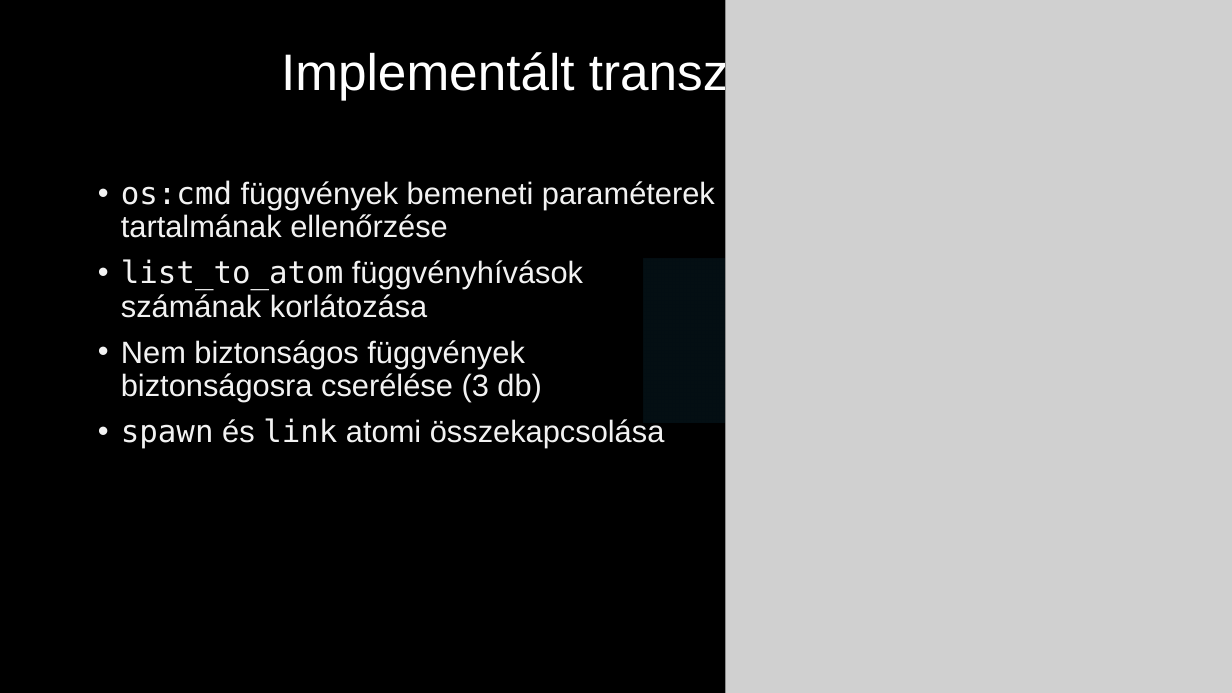
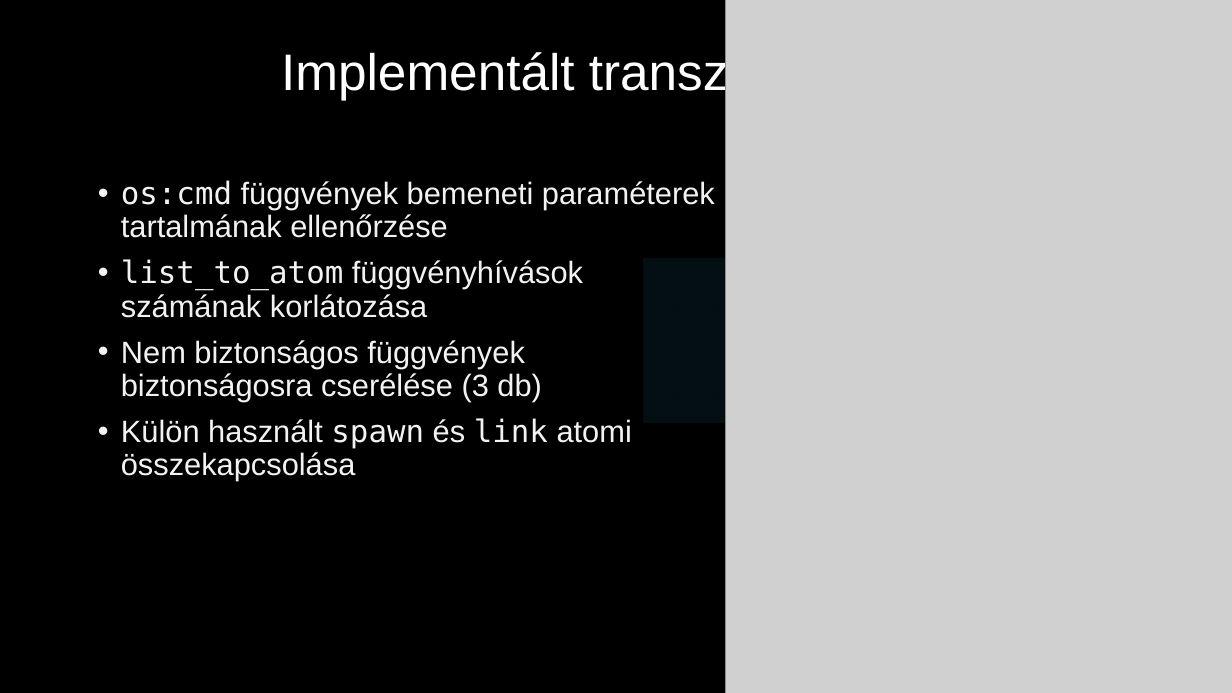
Before and after one commit to juhasznellee/msc_szakdoga, a slide deck: slide 4 of diplomamunka.pptx. Drawn at 1232x693 pixels with LibreOffice and Linux fonts; fonts in the diff are those of the drawing; grey boxes stand for pictures; background and template pictures are left out. Boxes give left, top, right and bottom in pixels: in the first picture for what was removed or moved away, otherwise in the second. Text is boxed around its words. In the diff, an @@ line names an element or a change of style, - is before the commit and + after.

```diff
--- a/diplomamunka.pptx
+++ b/diplomamunka.pptx
@@ text at [121,418,632,481]: text changed @@
-• spawn és link atomi összekapcsolása
+• Külön használt spawn és link atomi összekapcsolása
```
Also in this commit, not shown: 10 other slides changed, 1 slide added.
